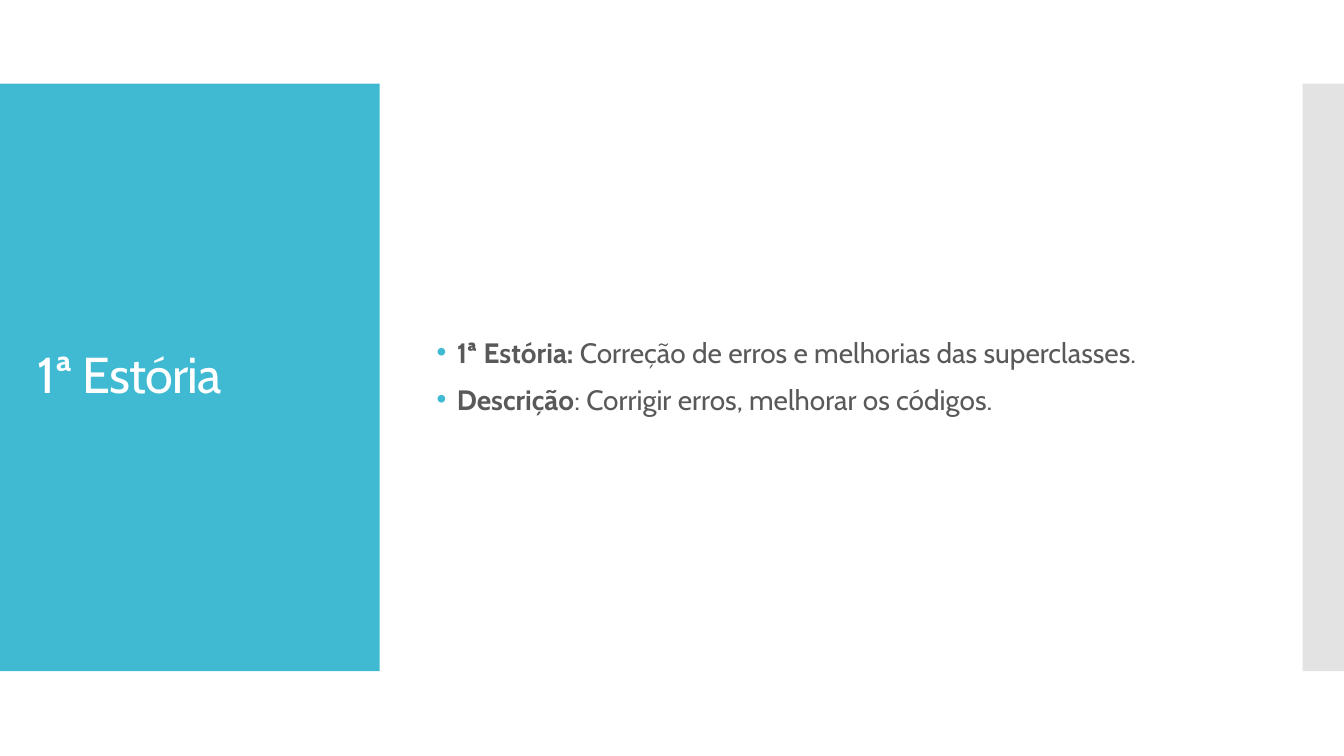
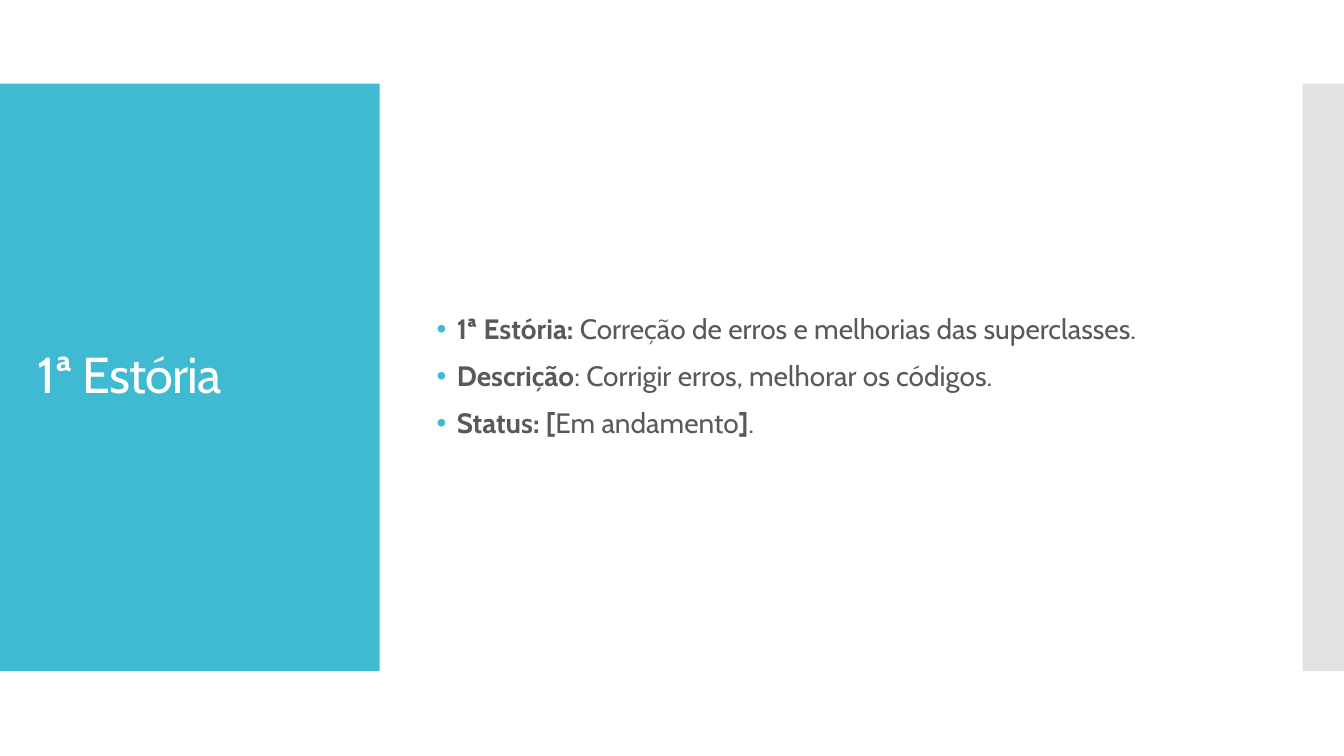
Before and after one commit to AlexandroGonSan/Projeto_final_POO_2018.2, a slide deck: slide 7 of Sprints/Sprint_006 da equipe.pptx. Drawn at 1344x756 pixels with LibreOffice and Linux fonts; fonts in the diff are those of the drawing. Boxes give left, top, right and bottom in pixels: in the first picture for what was removed or moved away, otherwise in the second. Text is boxed around its words. In the diff, an @@ line names an element or a change of style, - is before the commit and + after.

```diff
--- a/Sprints/Sprint_006 da equipe.pptx
+++ b/Sprints/Sprint_006 da equipe.pptx
@@ text at (457, 412, 755, 437): paragraph added @@
+• Status: [Em andamento].
```
Also in this commit, not shown: 1 other slide changed, 1 other file.
